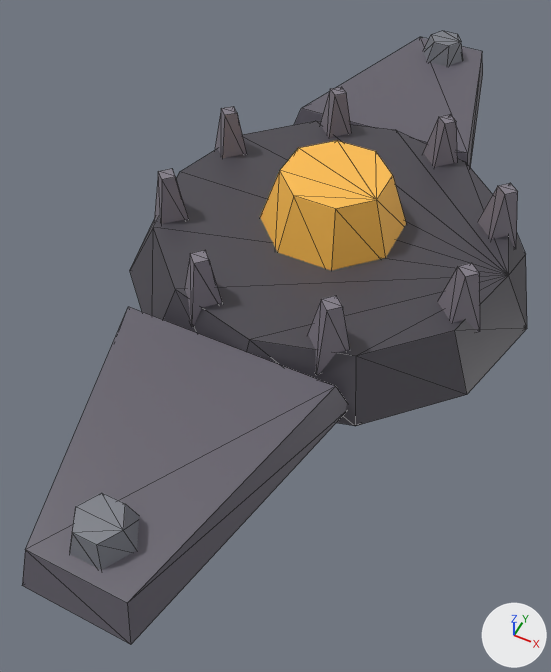
What one commit did to the glTF model play/polarity-shmup/assets/stages-craft/crown_ember/crown_ember.glb.
Camera for both pictures: a 50 mm camera at (22.6, -58.6, 57.7) aimed at (-1.3, -10.8, -2.1). Arrows for +X, +Y and +Z are at lower right; the lights stay in place. The older version comes first. Mesh edges are drawn as thin lines. Vertices at exactly the same position are counted once.
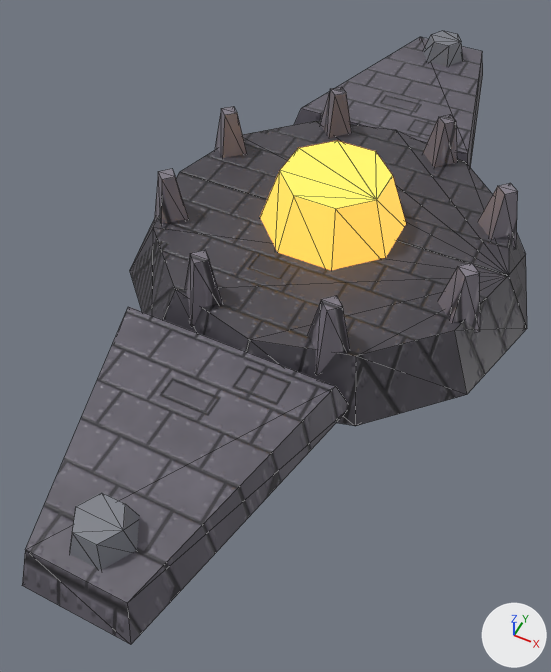
Where the change shows, as pixel boxes (x1, y1, x2, y2) in the pictures (551 x 672 px):
'Mesh_1', recoloured, surface changed (lighter)
    both: (260, 141, 406, 270)
part 1 of me_mesh_3, surface changed
    both: (22, 309, 347, 637)
part 2 of me_mesh_4, surface changed
    both: (303, 37, 483, 163)

Diff of the bpy script that builds the scene:
```diff
--- a/play/polarity-shmup/assets/stages-craft/crown_ember/crown_ember.glb.py
+++ b/play/polarity-shmup/assets/stages-craft/crown_ember/crown_ember.glb.py
@@ img_image_5 @@
+img_image_5 = load_image('Image_5', '_unpacked/Image_5', 1024, 1024, 'Non-Color')
@@ img_image_4 @@
+img_image_4 = load_image('Image_4', '_unpacked/Image_4', 1024, 1024, 'sRGB')
@@ mat_core @@
 mat_core.roughness = 0.516
+mat_core.emission_color = (0.85, 0.442, 0.068)  # orange #edb14a
+mat_core.emission_strength = 1.0
@@ mat_wing_r @@
 mat_wing_r = bpy.data.materials.new('wing_r')
-# nodes: BsdfPrincipled, OutputMaterial
-# colours: dark grey #65616c
+# nodes: BsdfPrincipled, Mix, NormalMap, OutputMaterial, TexImage x2
+# colours: grey #6c6974
+# uses the picture img_image_4
+# uses the picture img_image_5
@@ me_mesh_3 @@
 me_mesh_3.from_pydata(...)  # 8 vertices, 12 faces; spans x -14.0..10.0, y -45.0..-18.0, z 1.0..5.0
 # used by ob_mesh_3; location = (0.0, 0.0, 0.0)
+# me_mesh_3 part 1: 12 kept faces spanning x -14.0..10.0, y -45.0..-18.0, z 1.0..5.0 get new texture (UV) coordinates
 me_mesh_3.materials.append(mat_wing_r)
@@ me_mesh_4 @@
 me_mesh_4.from_pydata(...)  # 8 vertices, 12 faces; spans x -14.0..10.0, y 18.0..45.0, z 1.0..5.0
 # used by ob_mesh_4; location = (0.0, 0.0, 0.0)
+# me_mesh_4 part 2: 12 kept faces spanning x -14.0..10.0, y 18.0..45.0, z 1.0..5.0 get new texture (UV) coordinates
 me_mesh_4.materials.append(mat_wing_l)
```
